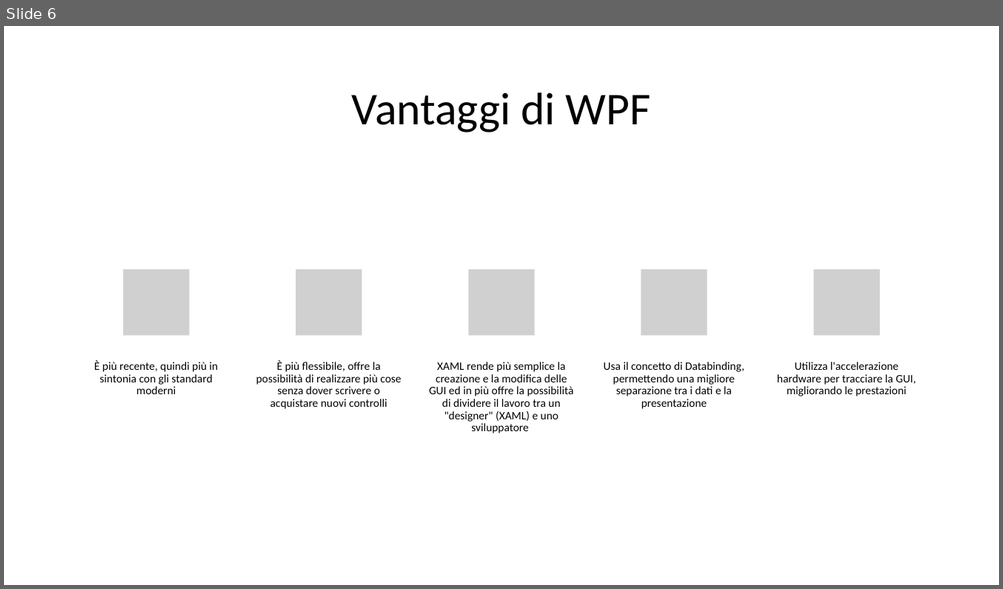
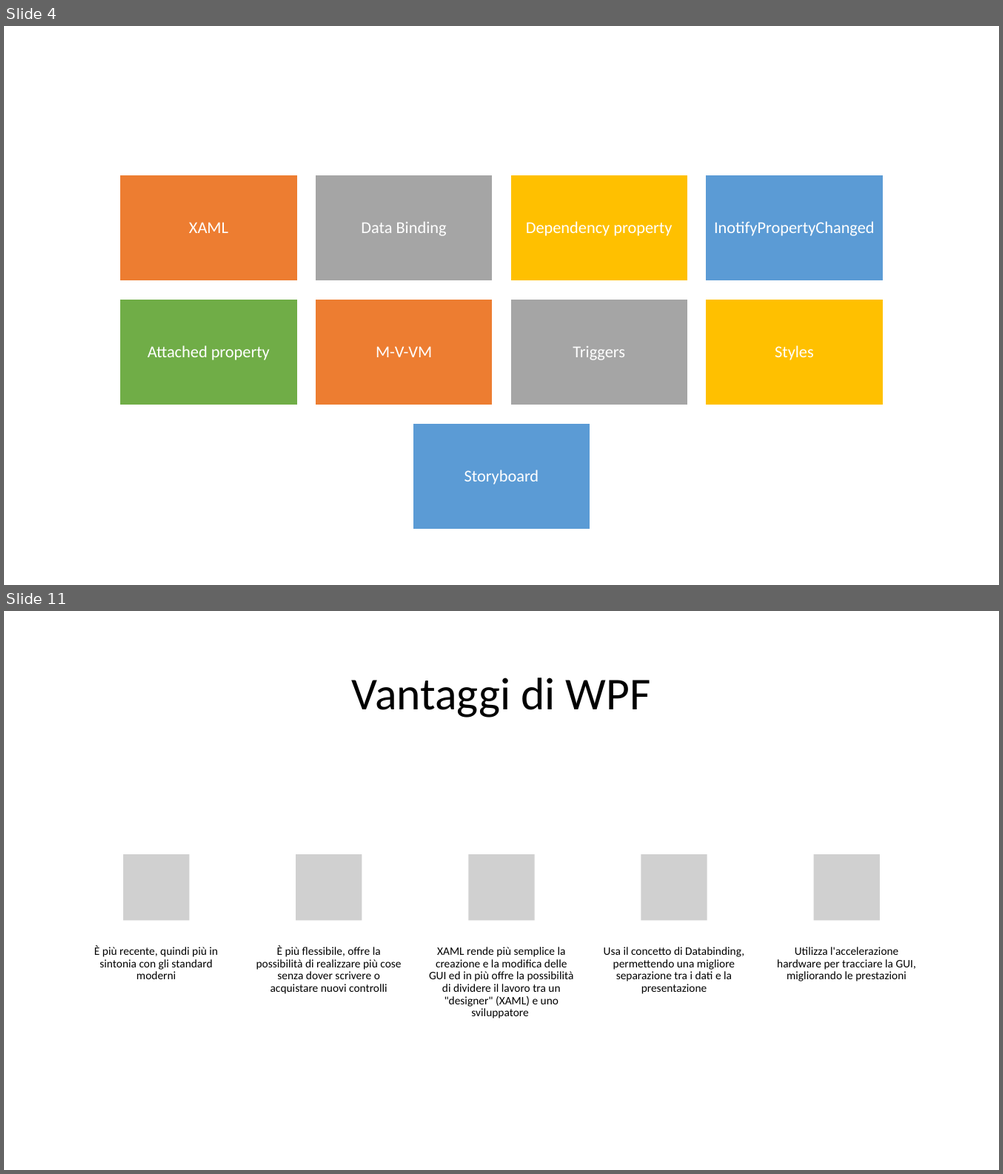
Before and after one commit to danieleromanazzi/wpf-tutorial, a slide deck: wpf-tutorial.pptx. Shown one above the other, each under a label of ours: slide 6 before the commit, slides 4 and 11 after it; the slides between them are not shown. The pictures are 1003x589 and 1003x1174 pixels, drawn with LibreOffice and Linux fonts; fonts in the diff are those of the drawing; grey boxes stand for pictures. Boxes give left, top, right and bottom in pixels: in the first picture for what was removed or moved away, otherwise in the second. Text is boxed around its words. In the diff, an @@ line names an element or a change of style, - is before the commit and + after.

```diff
--- a/wpf-tutorial.pptx
+++ b/wpf-tutorial.pptx
@@ slide 4 added at box(4, 26, 999, 585), background #FFFFFF @@
@@ group added at box(119, 175, 883, 531): 9 rectangles, 9 texts @@
+XAML
+Data Binding
+Dependency property
+InotifyPropertyChanged
+Attached property
+M-V-VM
+Triggers
+Styles
+Storyboard
@@ what was slide 6 is now slide 11 @@
```
Also in this commit, not shown: 4 slides changed, 18 other slides added, 3 slides removed, 1 other file.
